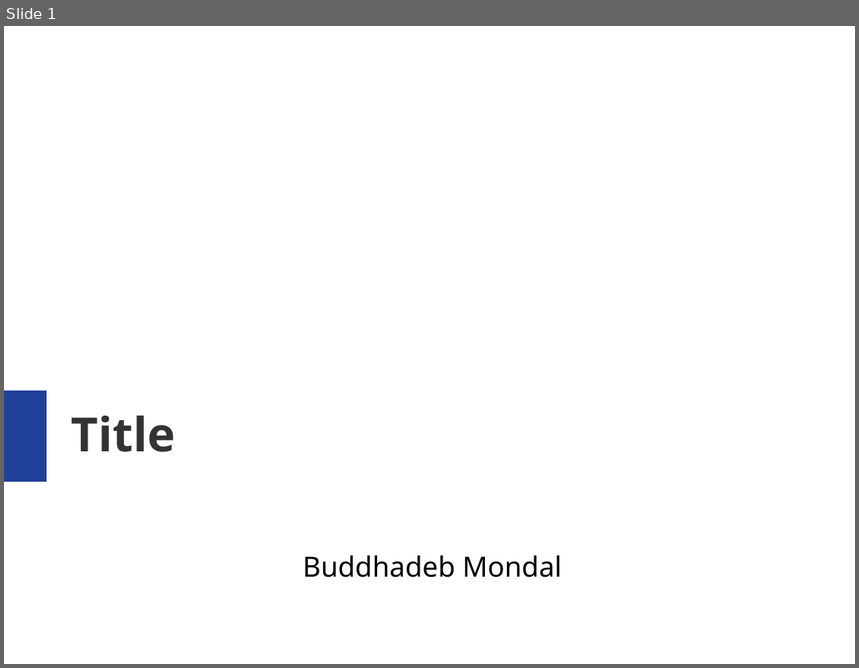
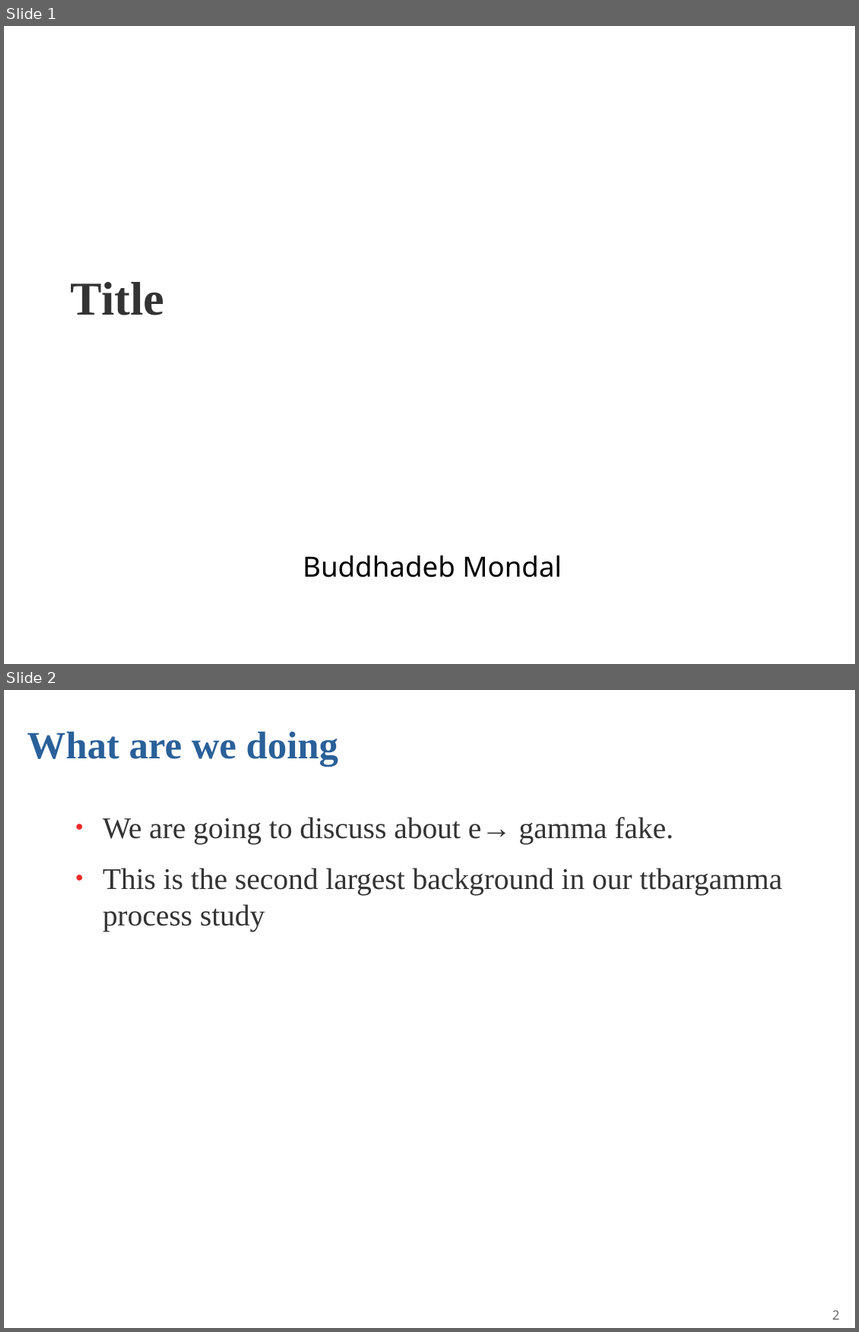
Before and after one commit to bmondaliitb/study_material_sync_ipad, a slide deck: template.odp. Shown one above the other, each under a label of ours: slide 1 before the commit, slides 1 and 2 after it. The pictures are 859x668 and 859x1332 pixels, drawn with LibreOffice and Linux fonts; fonts in the diff are those of the drawing; background and template pictures are left out. Boxes give left, top, right and bottom in pixels: in the first picture for what was removed or moved away, otherwise in the second. Text is boxed around its words. In the diff, an @@ line names an element or a change of style, - is before the commit and + after.

```diff
--- a/template.odp
+++ b/template.odp
@@ slide 2 added at (x1=4, y1=690, x2=855, y2=1328), background #FFFFFF @@
@@ title added at (x1=27, y1=731, x2=338, y2=766), 36 pt, text #2A6099, bold @@
+What are we doing
@@ text added at (x1=103, y1=817, x2=783, y2=932), 28 pt, text #333333 @@
+● We are going to discuss about e→ gamma fake.
+● This is the second largest background in our ttbargamma process study
@@ page number added at (x1=832, y1=1311, x2=840, y2=1320), 12 pt, text #666666 @@
+2
@@ slide 1 changed as well @@
@@ title "Title" moved from (x1=71, y1=416, x2=175, y2=452) to (x1=71, y1=282, x2=164, y2=316) @@
@@ title "Title" at (x1=71, y1=282, x2=164, y2=316): font Noto Sans to Times New Roman @@
@@ rectangle removed at (x1=4, y1=391, x2=47, y2=482) @@
```
Also in this commit, not shown: 1 slide removed, 20 other files.
